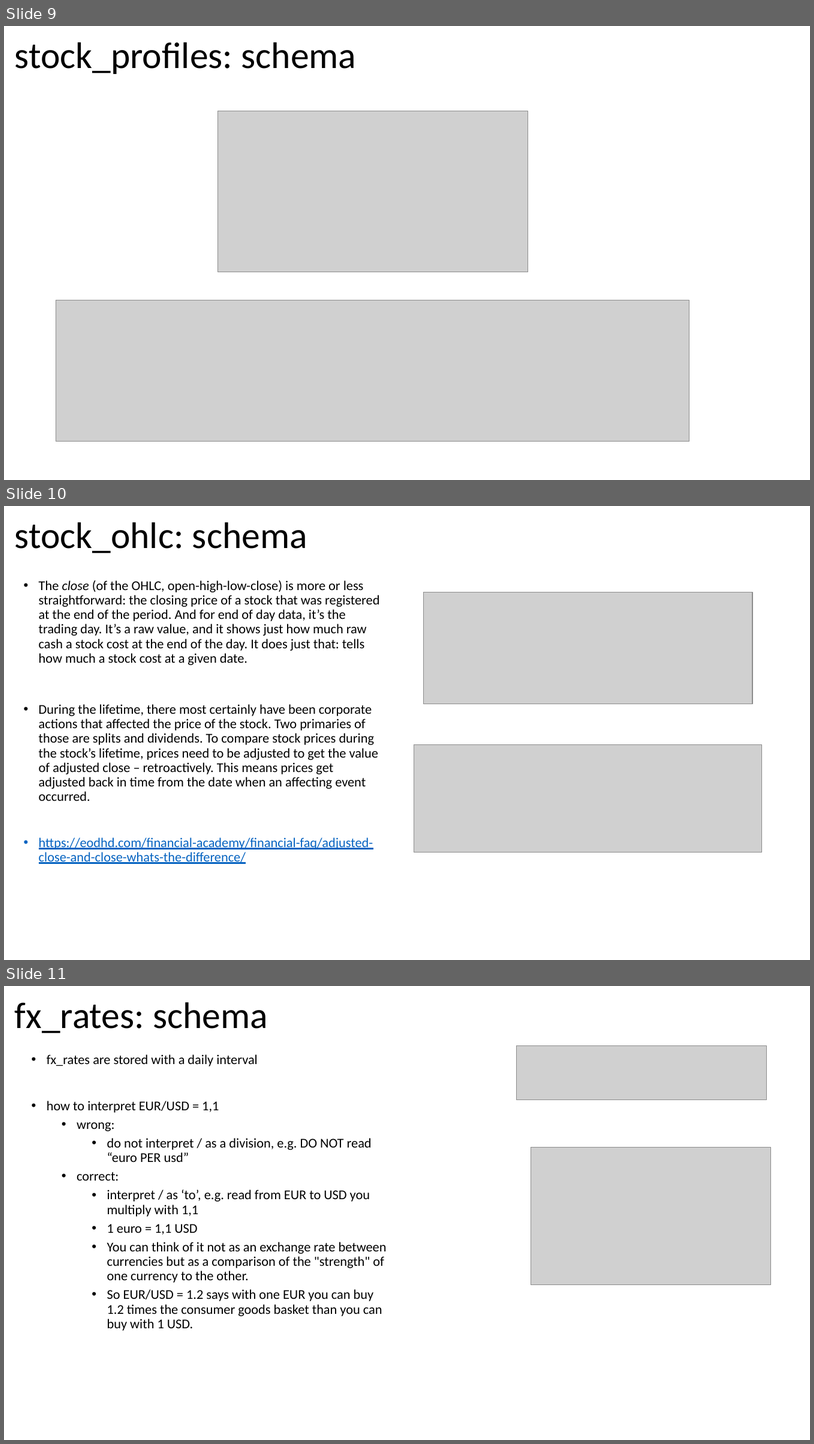
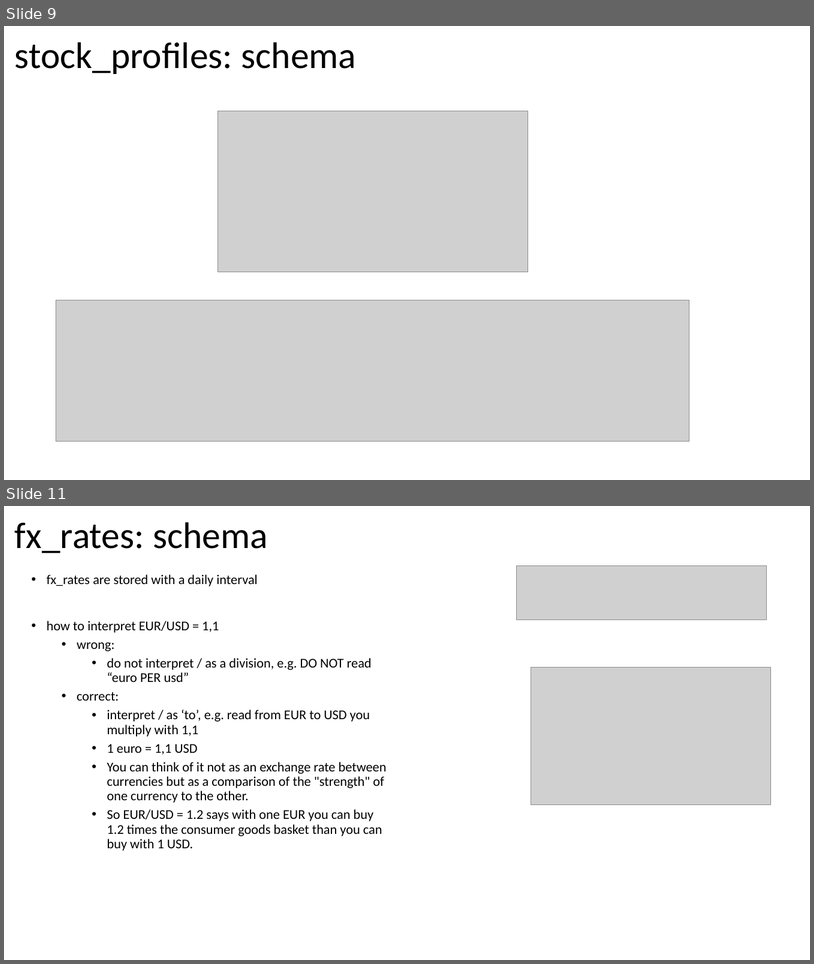
Before and after one commit to jorritvm/stocks_dashboard, a slide deck: doc/stock_dashboard_documentation.pptx. Shown one above the other, each under a label of ours: slides 9, 10 and 11 before the commit, slides 9 and 11 after it; the slides between them are not shown. The pictures are 814x1444 and 814x964 pixels, drawn with LibreOffice and Linux fonts; fonts in the diff are those of the drawing; grey boxes stand for pictures. Boxes give left, top, right and bottom in pixels: in the first picture for what was removed or moved away, otherwise in the second. Text is boxed around its words. In the diff, an @@ line names an element or a change of style, - is before the commit and + after.

```diff
--- a/doc/stock_dashboard_documentation.pptx
+++ b/doc/stock_dashboard_documentation.pptx
@@ slide 10 removed at (4, 506, 810, 960), background #FFFFFF @@
@@ title removed at (15, 522, 308, 553) @@
-stock_ohlc: schema
@@ text removed at (39, 580, 380, 864) @@
-• The close (of the OHLC, open-high-low-close) is more or less straightforward: the closing price of a stock that was registered at the end of the period. And for end of day data, it’s the trading day. It’s a raw value, and it shows just how much raw cash a stock cost at the end of the day. It does just that: tells how much a stock cost at a given date.
-• During the lifetime, there most certainly have been corporate actions that affected the price of the stock. Two primaries of those are splits and dividends. To compare stock prices during the stock’s lifetime, prices need to be adjusted to get the value of adjusted close – retroactively. This means prices get adjusted back in time from the date when an affecting event occurred.
-• https://eodhd.com/financial-academy/financial-faq/adjusted-close-and-close-whats-the-difference/
@@ picture removed at (424, 592, 753, 704) @@
@@ picture removed at (415, 745, 762, 853) @@
```
Also in this commit, not shown: 3 slides changed, 4 slides added, 7 other files.
